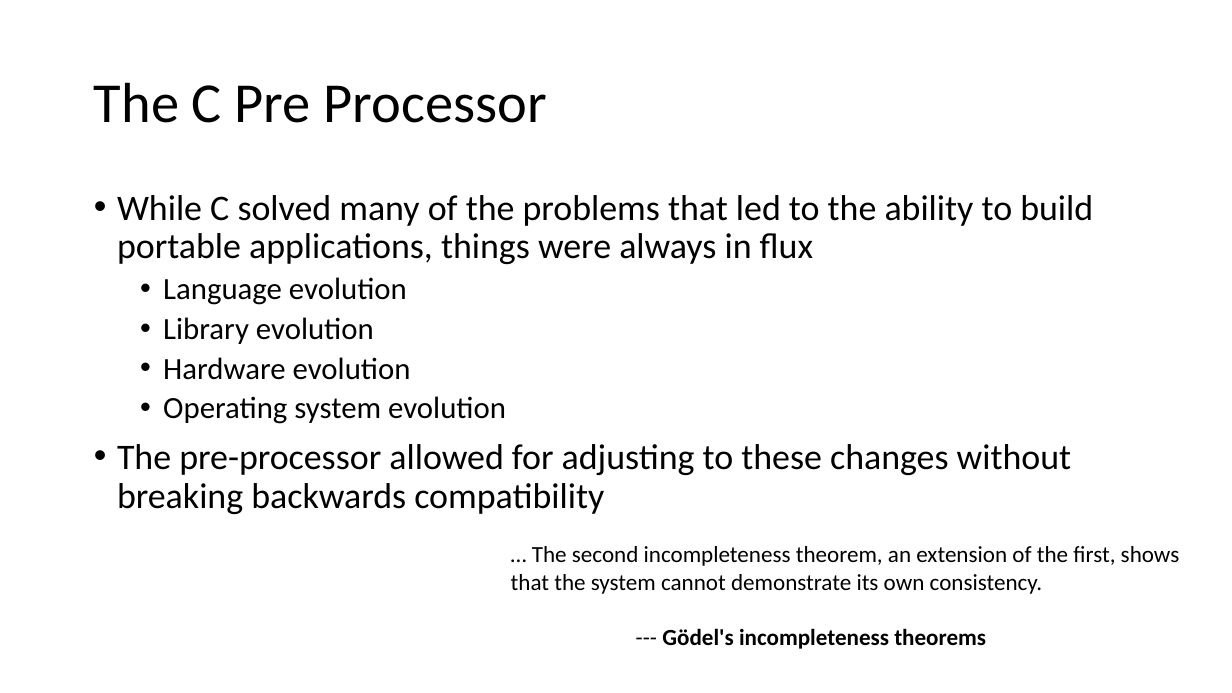
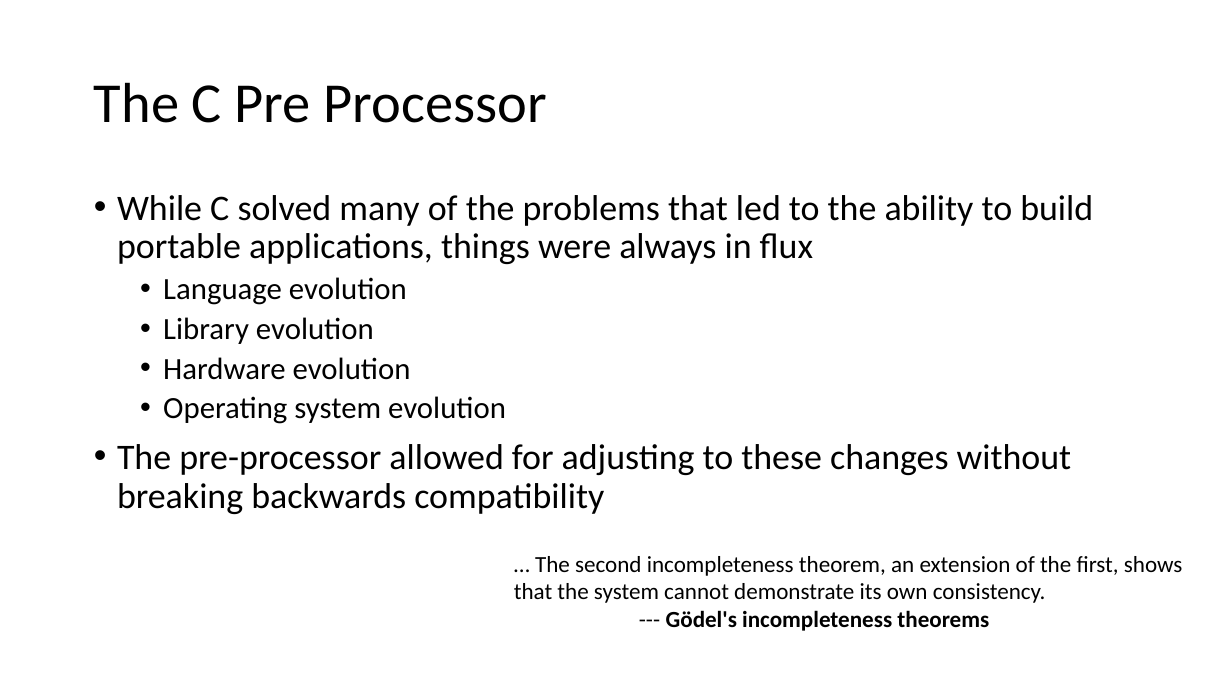
Before and after one commit to csev/cc4e, a slide deck: slide 15 of lectures/KR-4.pptx. Drawn at 1232x693 pixels with LibreOffice and Linux fonts; fonts in the diff are those of the drawing. Boxes give left, top, right and bottom in pixels: in the first picture for what was removed or moved away, otherwise in the second. Text is boxed around its words. In the diff, an @@ line names an element or a change of style, - is before the commit and + after.

```diff
--- a/lectures/KR-4.pptx
+++ b/lectures/KR-4.pptx
@@ text "… The second incompleteness theorem, ..." rewrapped from (511,546,1180,649) to (514,556,1183,631) @@
```
Also in this commit, not shown: 9 other slides changed.
